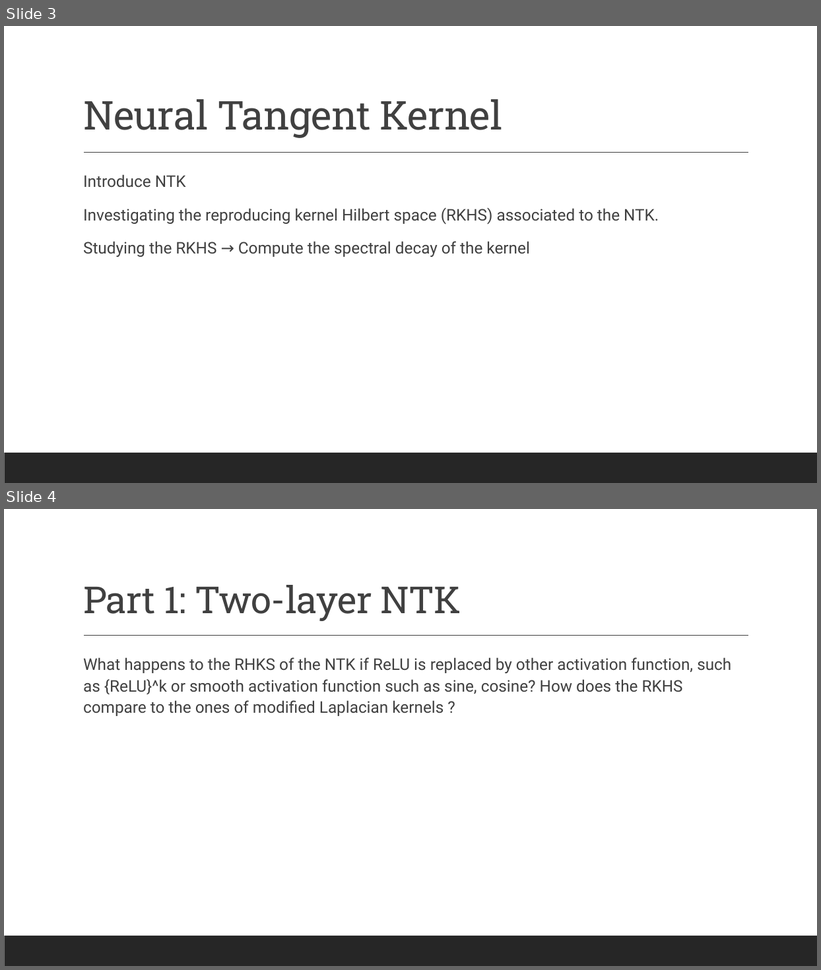
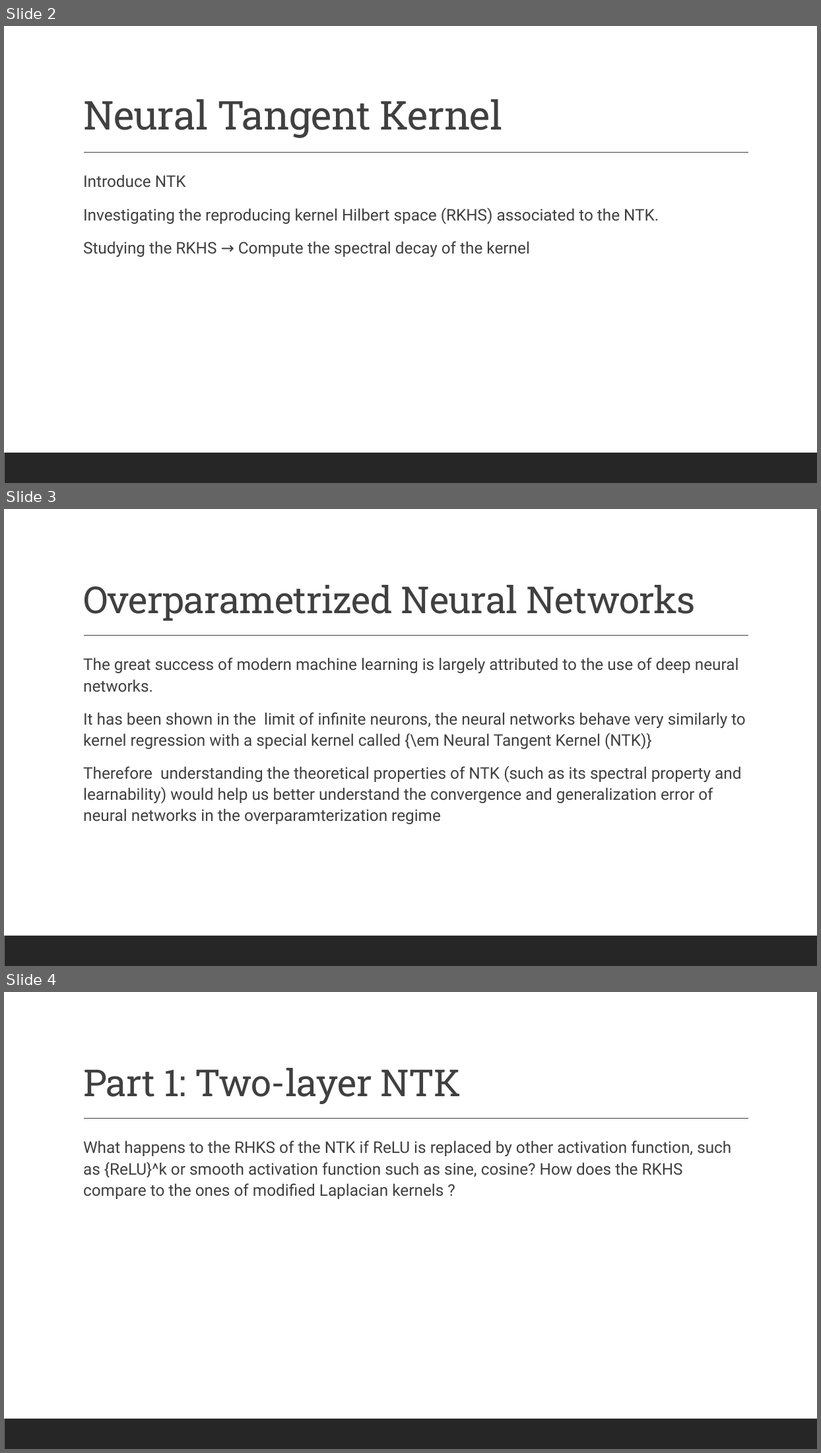
Before and after one commit to genglinliu/NTK-study, a slide deck: presentation/NTK presentation.pptx. Shown one above the other, each under a label of ours: slides 3 and 4 before the commit, slides 2, 3 and 4 after it. The pictures are 821x970 and 821x1453 pixels, drawn with LibreOffice and Linux fonts; fonts in the diff are those of the drawing. Boxes give left, top, right and bottom in pixels: in the first picture for what was removed or moved away, otherwise in the second. Text is boxed around its words. In the diff, an @@ line names an element or a change of style, - is before the commit and + after.

```diff
--- a/presentation/NTK presentation.pptx
+++ b/presentation/NTK presentation.pptx
@@ slide 3 added at (4, 509, 817, 966), background #FFFFFF; not listed: 2 template elements that a slide beside it also shows @@
@@ title added at (83, 585, 696, 621), 44 pt, text #404040 @@
+Overparametrized Neural Networks
@@ text added at (83, 657, 746, 824), 19 pt, text #404040 @@
+  The great success of modern machine learning is largely attributed to the use of deep neural networks.
+  It has been shown in the limit of infinite neurons, the neural networks behave very similarly to kernel regression with a special kernel called {\em Neural Tangent Kernel (NTK)}
+  Therefore understanding the theoretical properties of NTK (such as its spectral property and learnability) would help us better understand the convergence and generalization error of neural networks in the overparamterization regime
@@ what was slide 3 is now slide 2 @@
```
Also in this commit, not shown: 1 slide removed.
